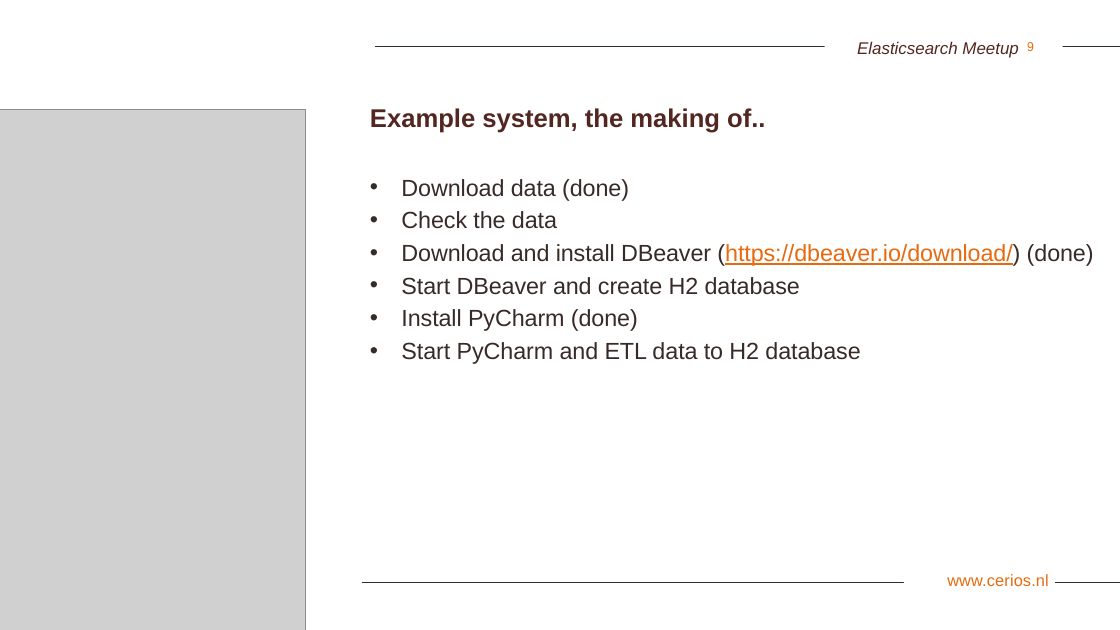
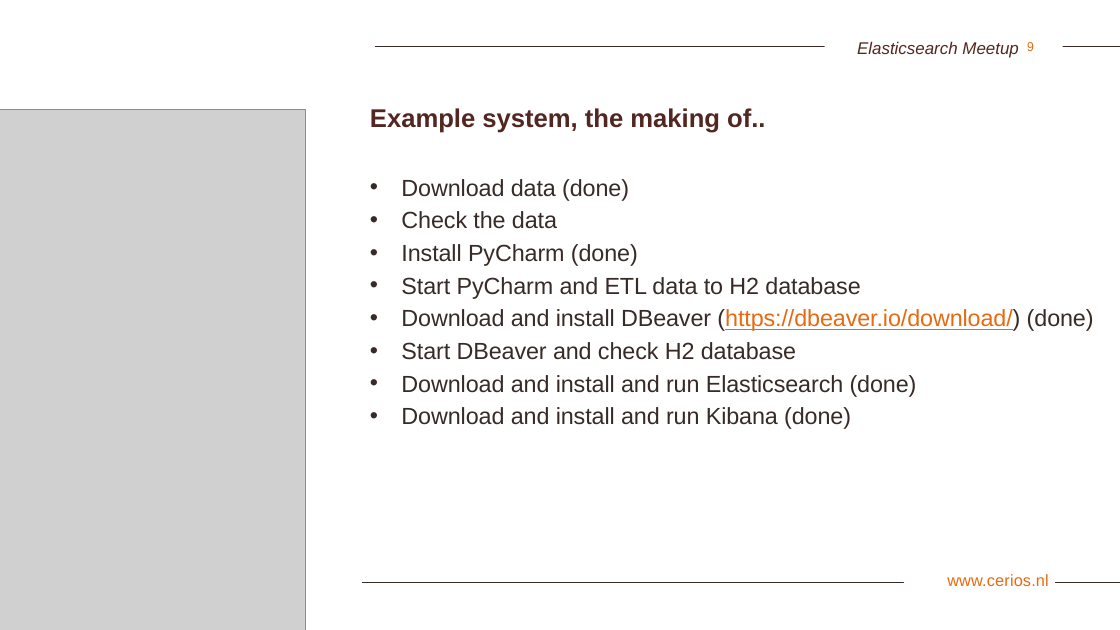
Before and after one commit to rpbouw/es-meetup, a slide deck: slide 9 of presentation/Elasticsearch-meetup-2019-03.pptx. Drawn at 1120x630 pixels with LibreOffice and Linux fonts; fonts in the diff are those of the drawing; grey boxes stand for pictures; background and template pictures are left out. Boxes give left, top, right and bottom in pixels: in the first picture for what was removed or moved away, otherwise in the second. Text is boxed around its words. In the diff, an @@ line names an element or a change of style, - is before the commit and + after.

Commit message:
Updated ppt, removed log lines, added elasticsearch DSL scripts

```diff
--- a/presentation/Elasticsearch-meetup-2019-03.pptx
+++ b/presentation/Elasticsearch-meetup-2019-03.pptx
@@ text at (x1=401, y1=244, x2=1094, y2=295): paragraphs removed @@
-• Download and install DBeaver (https://dbeaver.io/download/) (done)
-• Start DBeaver and create H2 database
@@ text at (x1=401, y1=309, x2=1094, y2=429): paragraphs added @@
+• Download and install DBeaver (https://dbeaver.io/download/) (done)
+• Start DBeaver and check H2 database
+• Download and install and run Elasticsearch (done)
+• Download and install and run Kibana (done)
```
Also in this commit, not shown: 1 other slide changed, 1 slide added, 3 other files.
